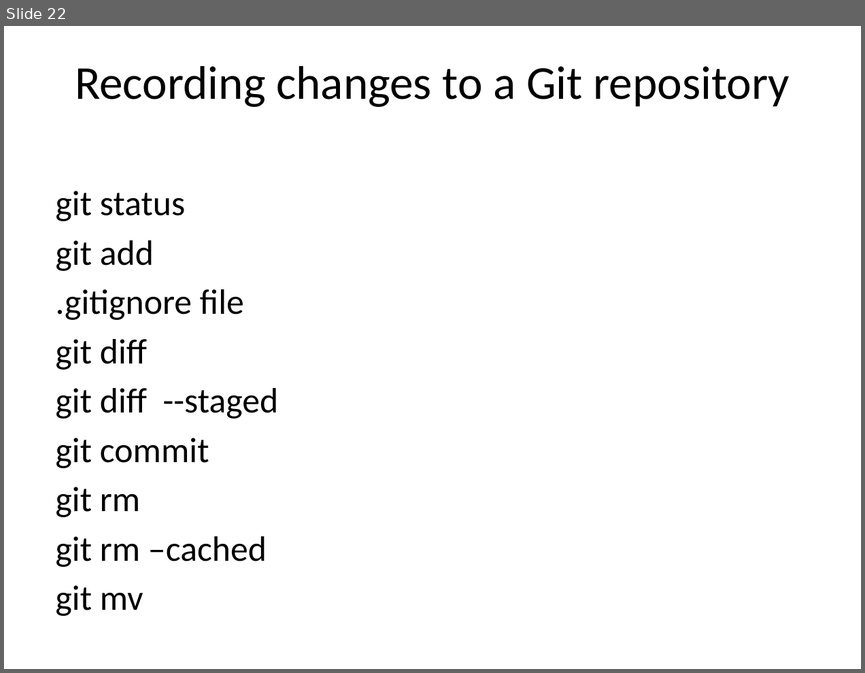
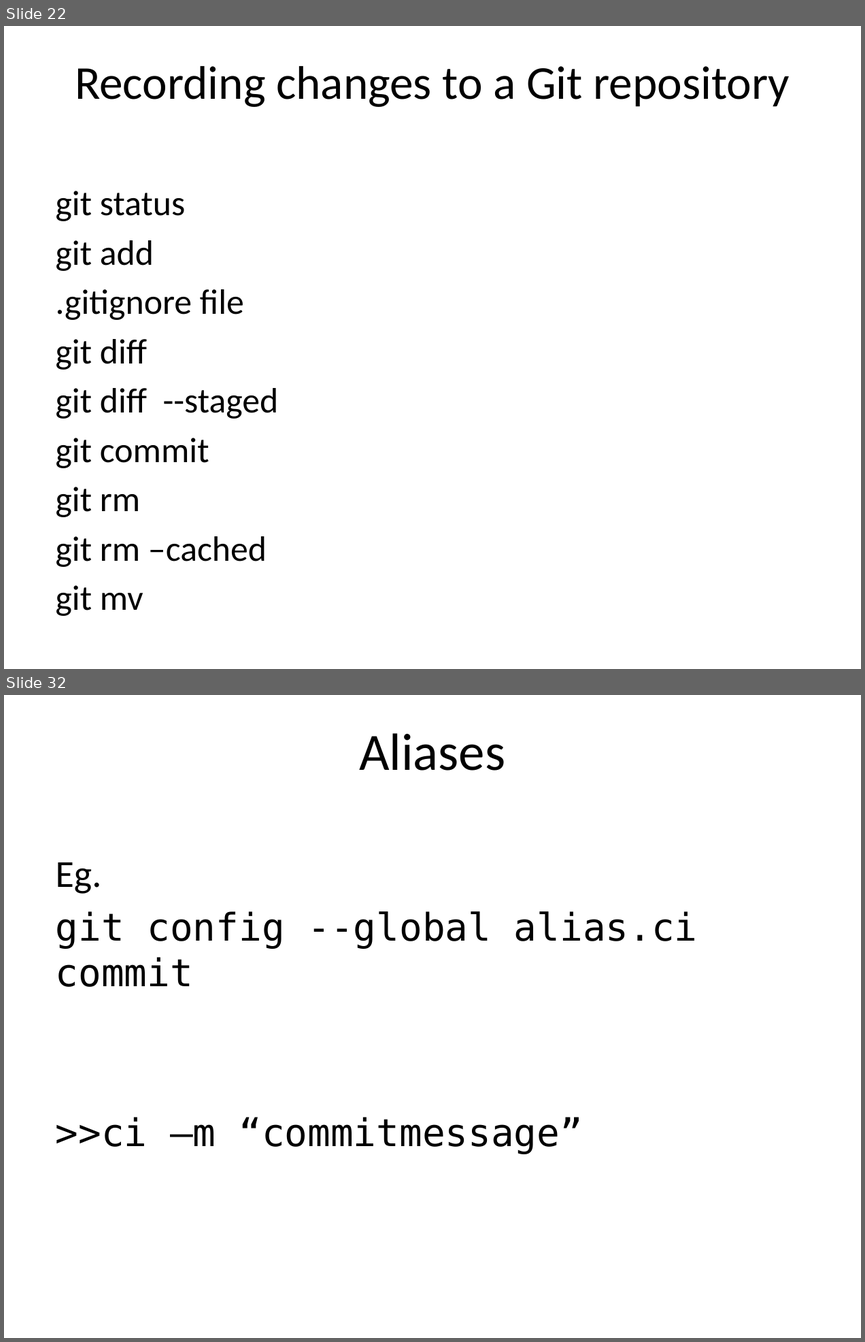
Before and after one commit to agentzz9/GITBasics, a slide deck: GIT version control.pptx. Shown one above the other, each under a label of ours: slide 22 before the commit, slides 22 and 32 after it; the slides between them are not shown. The pictures are 865x673 and 865x1342 pixels, drawn with LibreOffice and Linux fonts; fonts in the diff are those of the drawing. Boxes give left, top, right and bottom in pixels: in the first picture for what was removed or moved away, otherwise in the second. Text is boxed around its words. In the diff, an @@ line names an element or a change of style, - is before the commit and + after.

```diff
--- a/GIT version control.pptx
+++ b/GIT version control.pptx
@@ slide 32 added at (x1=4, y1=695, x2=861, y2=1338), background #FFFFFF @@
@@ title added at (x1=359, y1=733, x2=505, y2=770), 44 pt, text #000000 @@
+Aliases
@@ text added at (x1=56, y1=862, x2=698, y2=1154), 32 pt, text #000000 @@
+Eg.
+git config --global alias.ci commit
+>>ci –m “commitmessage”
```
Also in this commit, not shown: 9 other slides added.
